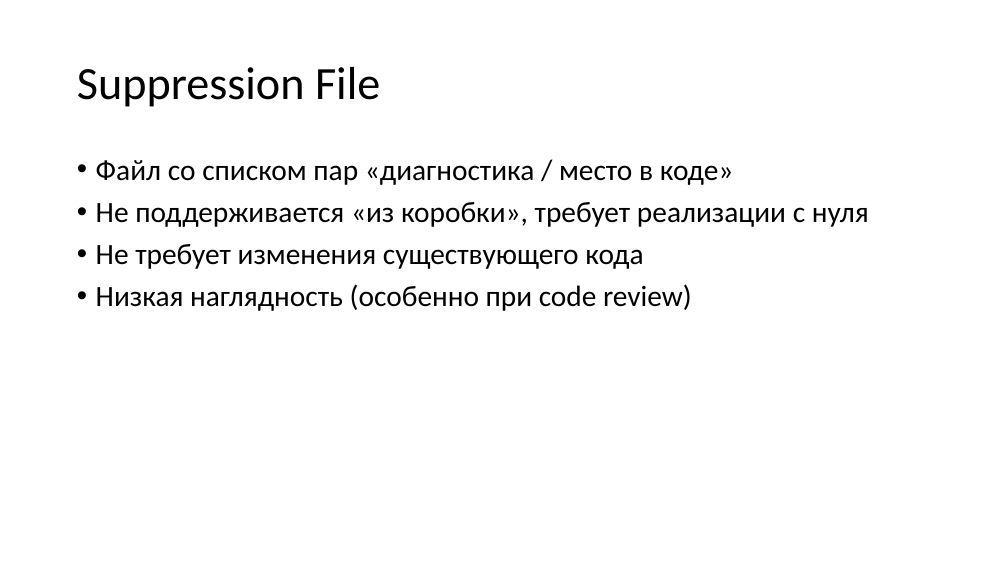
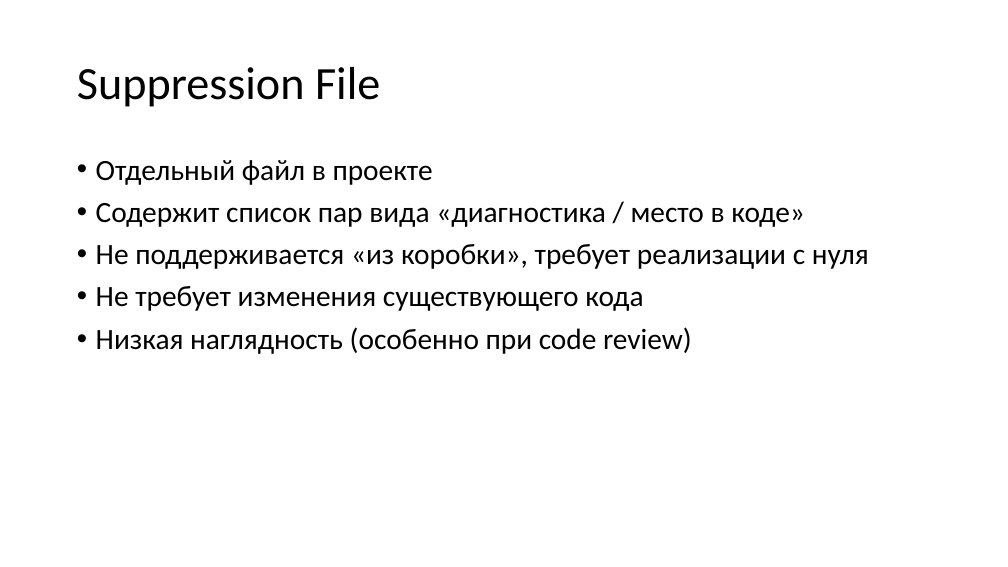
Before and after one commit to dropsonic/dotNext2019_slides, a slide deck: slide 20 of Roslyn - mastering static code analysis.pptx (slide 29 before the commit). Drawn at 1008x567 pixels with LibreOffice and Linux fonts; fonts in the diff are those of the drawing. Boxes give left, top, right and bottom in pixels: in the first picture for what was removed or moved away, otherwise in the second. Text is boxed around its words. In the diff, an @@ line names an element or a change of style, - is before the commit and + after.

```diff
--- a/Roslyn - mastering static code analysis.pptx
+++ b/Roslyn - mastering static code analysis.pptx
@@ text at [96, 160, 805, 227]: text changed @@
-• Файл со списком пар «диагностика / место в коде»
+• Отдельный файл в проекте
+• Содержит список пар вида «диагностика / место в коде»
```
Also in this commit, not shown: 9 other slides changed, 18 slides added, 8 slides removed, 3 other files.
